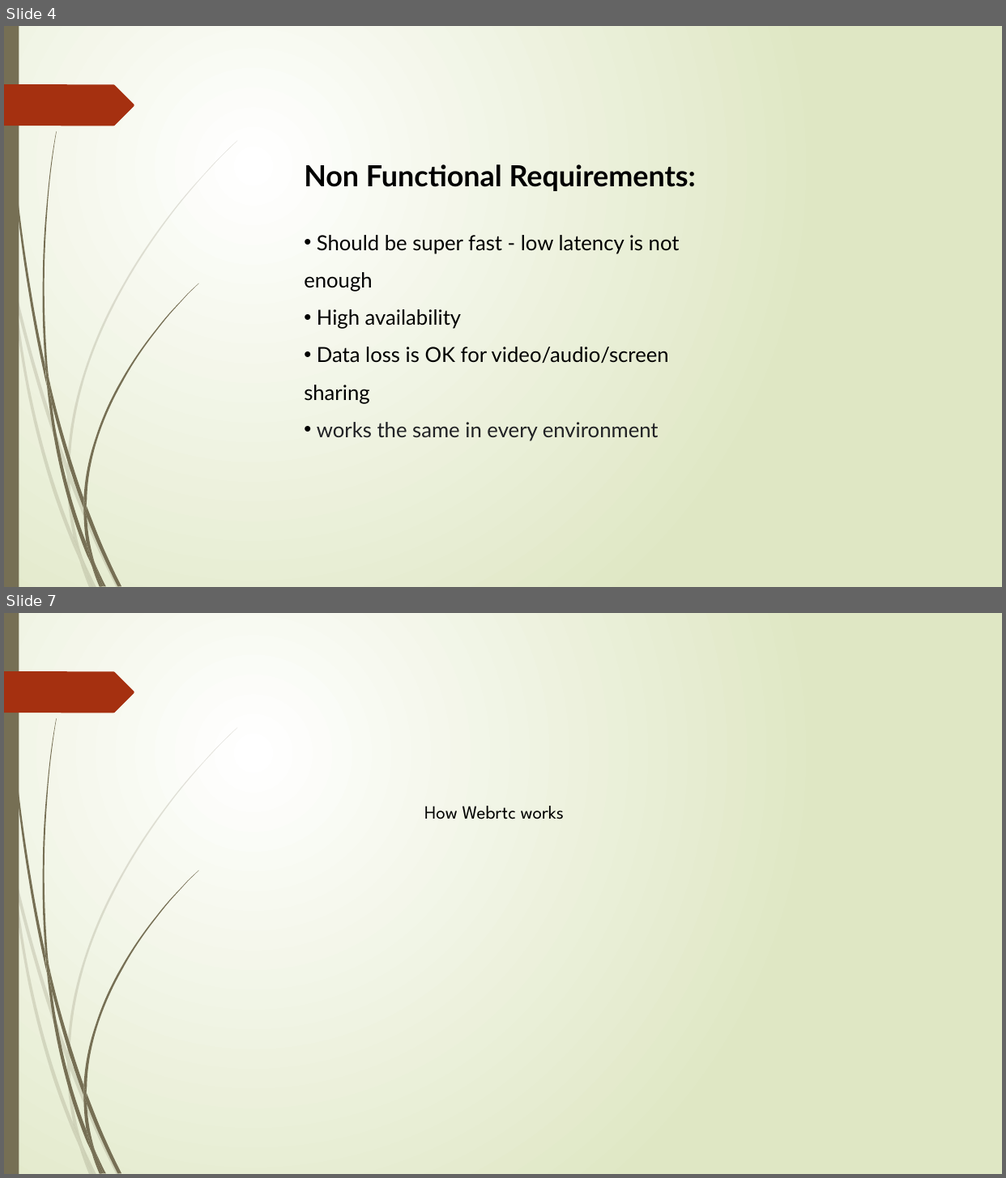
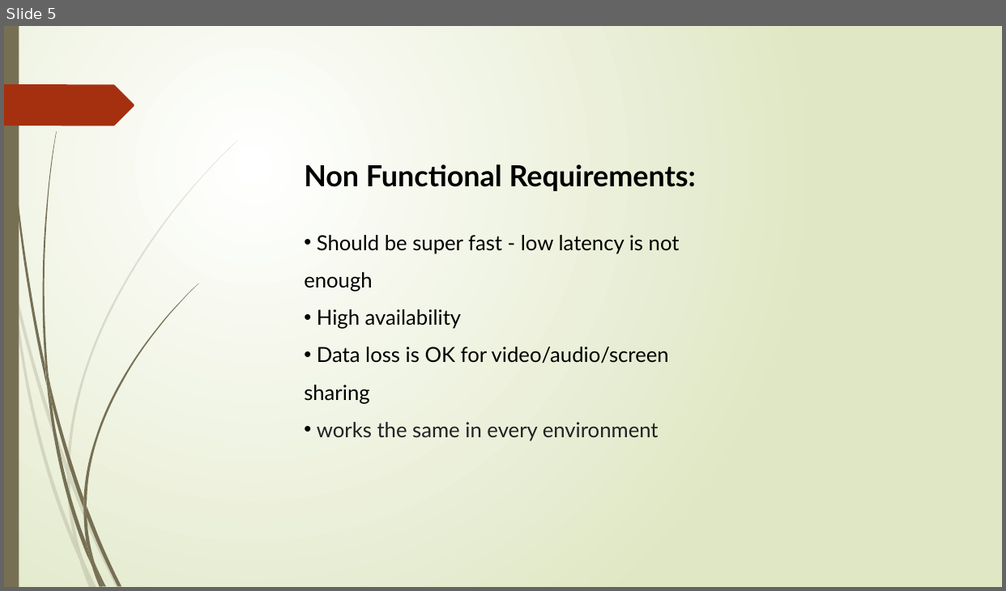
Before and after one commit to ShubhamOulkar/Video-Conferencing-Web-App, a slide deck: report_folder/detail_project_report.pptx. Shown one above the other, each under a label of ours: slides 4 and 7 before the commit, slide 5 after it; the slides between them are not shown. The pictures are 1006x1178 and 1006x591 pixels, drawn with LibreOffice and Linux fonts; fonts in the diff are those of the drawing. Boxes give left, top, right and bottom in pixels: in the first picture for what was removed or moved away, otherwise in the second. Text is boxed around its words. In the diff, an @@ line names an element or a change of style, - is before the commit and + after.

```diff
--- a/report_folder/detail_project_report.pptx
+++ b/report_folder/detail_project_report.pptx
@@ slide 7 removed at [4,613,1002,1174], background gradient #FFFFFF to #DFE8C4; not listed: 24 template elements that a slide beside it also shows @@
@@ text removed at [424,806,564,820] @@
-How Webrtc works
@@ what was slide 4 is now slide 5 @@
```
Also in this commit, not shown: 4 slides changed, 9 slides added, 3 other slides removed, 30 other files.
